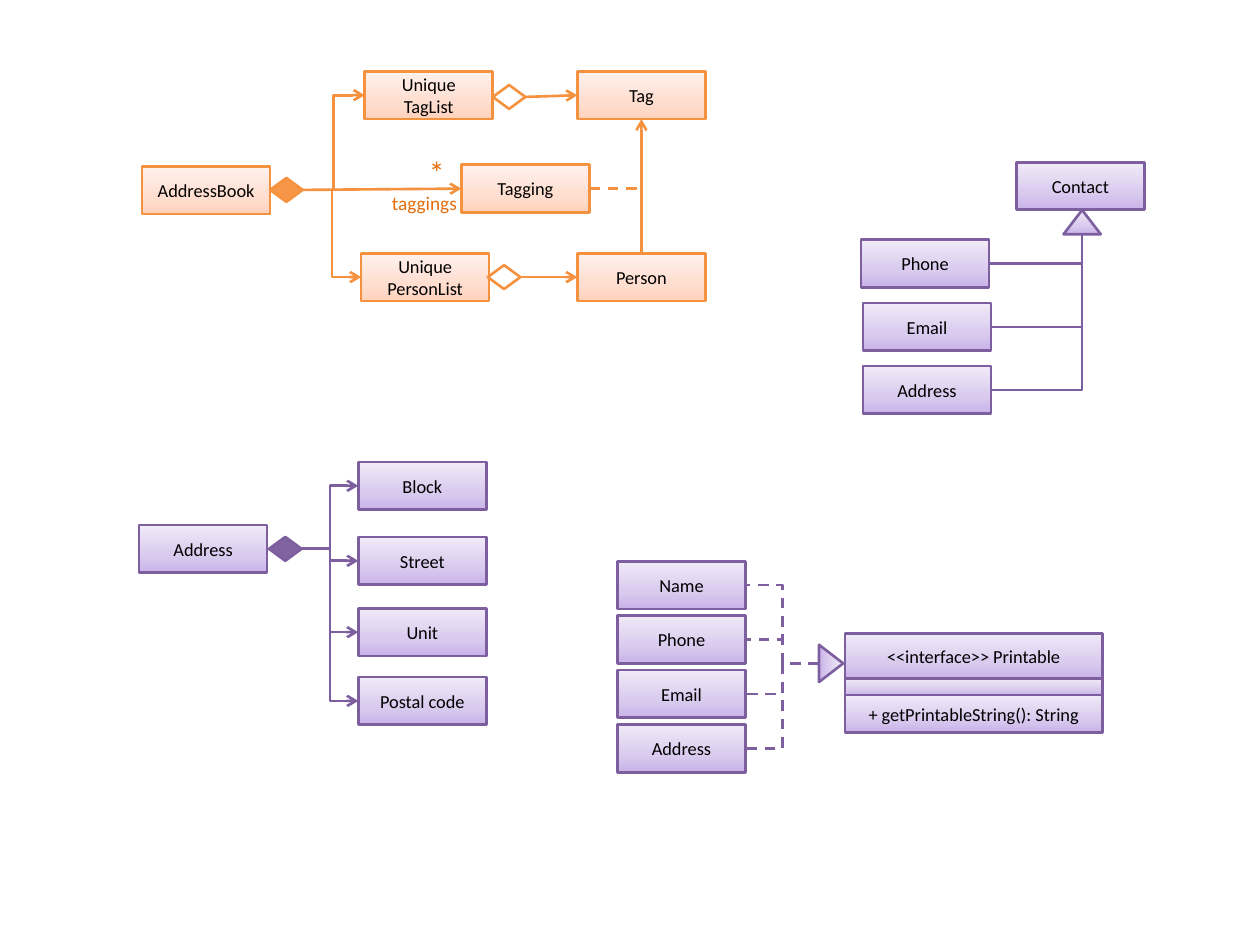
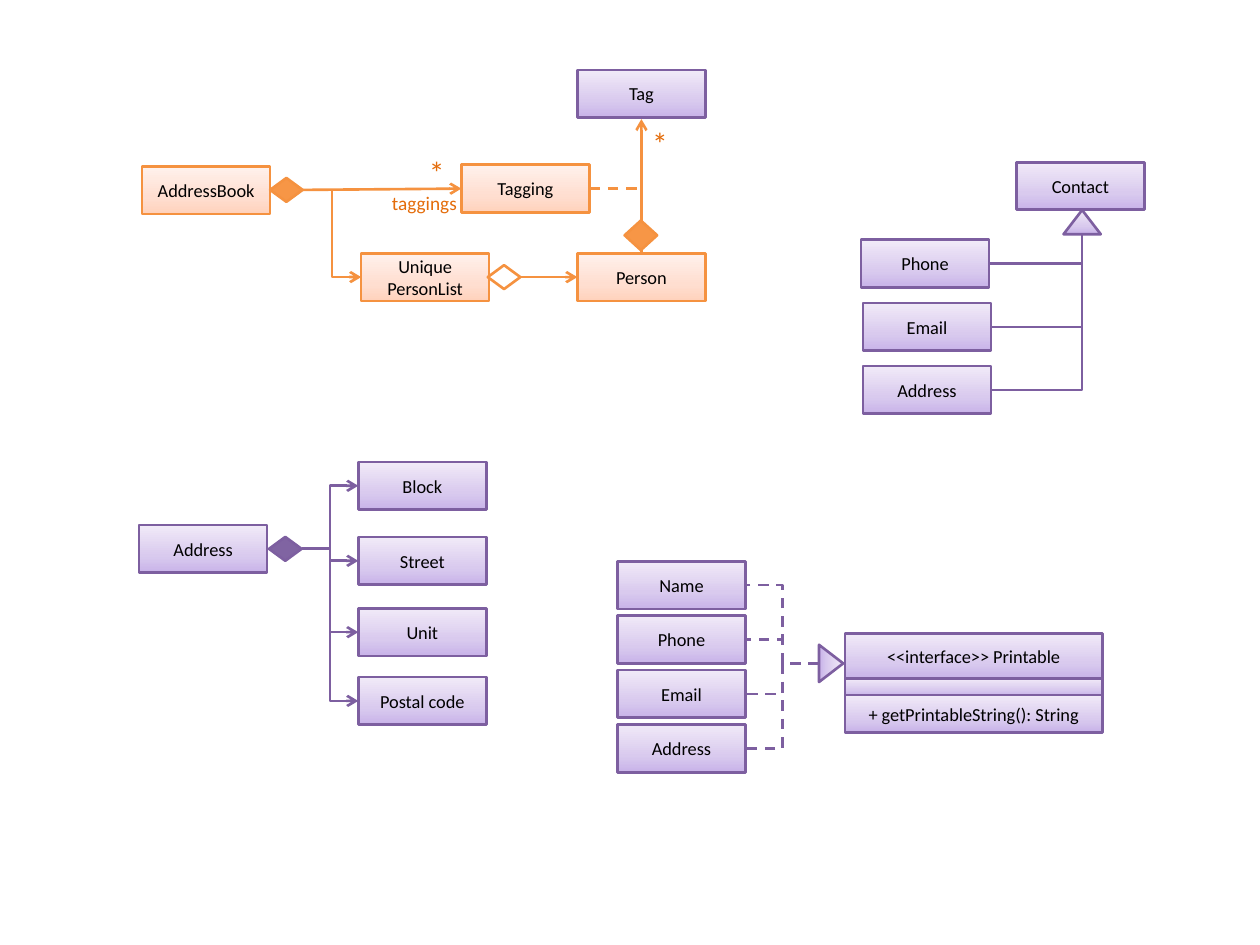
Before and after one commit to se-edu/addressbook-level2, a slide deck: slide 3 of docs/Diagrams.pptx. Drawn at 1260x945 pixels with LibreOffice and Linux fonts; fonts in the diff are those of the drawing. Boxes give left, top, right and bottom in pixels: in the first picture for what was removed or moved away, otherwise in the second. Text is boxed around its words. In the diff, an @@ line names an element or a change of style, - is before the commit and + after.

Commit message:
docs: update component on UniqueTagList
AddressBook previously had a UniqueTagList linked to it as the
master tag list, which was reflected in the architecture diagrams
in the DeveloperGuide and LearningOutcomes.

Since AddressBook does not use a master tag list anymore, and
UniqueTagList has been removed, these architecture diagrams are no
longer consistent with the program.

Let's update these architecture diagrams in the DeveloperGuide
and LearningOutcomes.

```diff
--- a/docs/Diagrams.pptx
+++ b/docs/Diagrams.pptx
@@ rectangle removed at (365,72,494,120) @@
-Unique
-TagList
@@ diamond removed at (493,84,525,108) @@
@@ rectangle "Tag" at (577,71,706,117): fill gradient #FFD2BD to #FFDED0 to #FFF2ED to gradient #C9B5E8 to #D8CBEE to #F0EAF9; outline #F69240 1.5 pt to #7D60A0 1.5 pt @@
@@ elbow arrow removed from (302, 190) to (365, 96) @@
@@ arrow removed from (525, 97) to (577, 96) @@
@@ text added at (653,118,665,169), 18 pt, text #E46C0A @@
+*
@@ diamond added at (625,220,658,249), fill #F79646, outline #F69240 1.5 pt @@
```
Also in this commit, not shown: 2 other slides changed, 4 other files.
